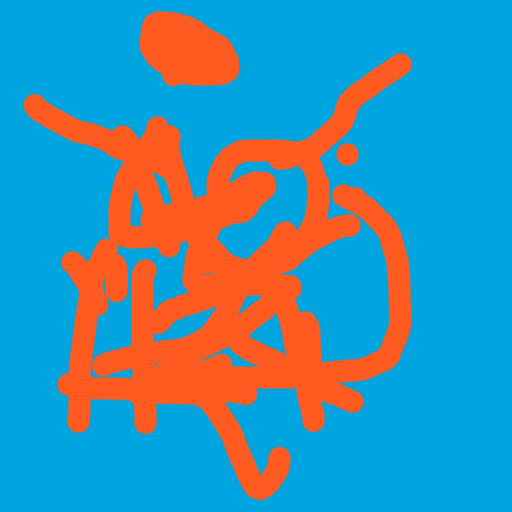
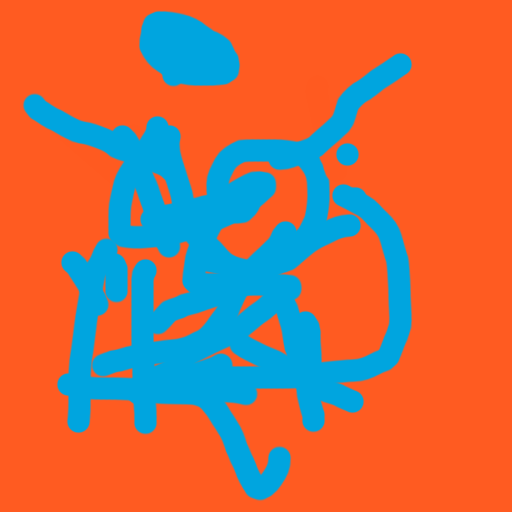
Before/after of a 512px x 512px layered artwork. What changed in the layer stack:
painted on "_orange" over [0, 0, 512, 512]
